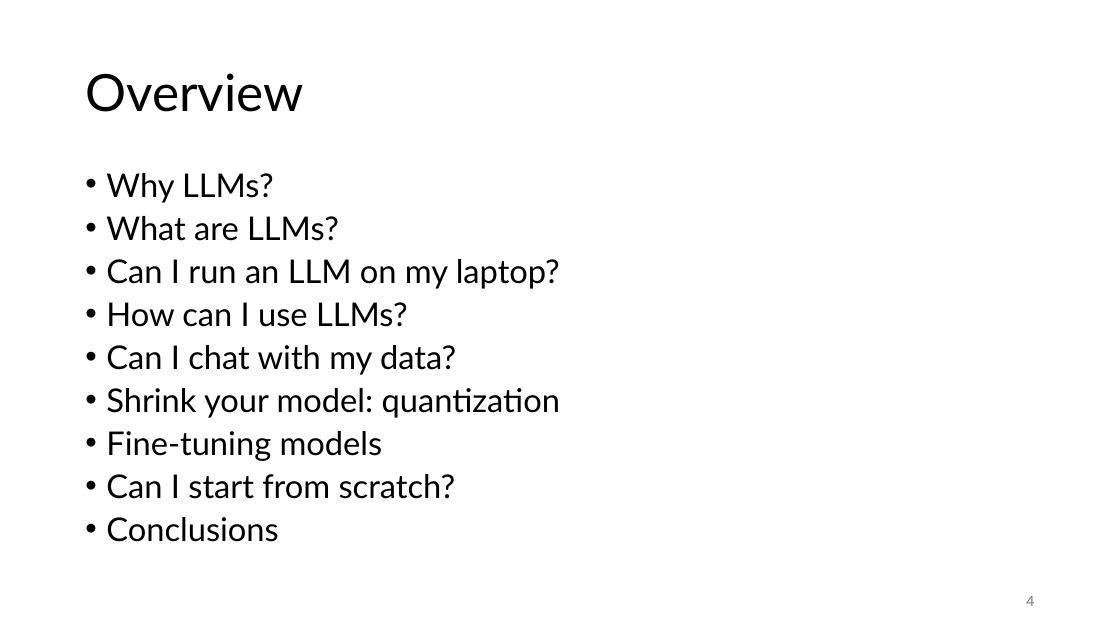
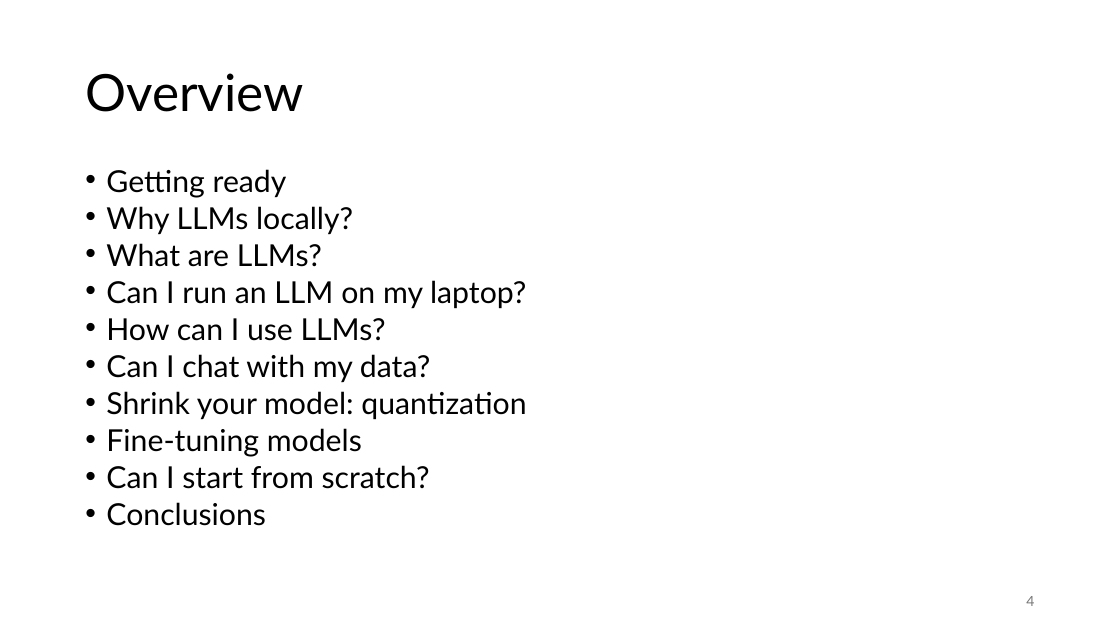
Before and after one commit to gjbex/Deploying-LLMs-locally, a slide deck: slide 4 of local_LLMs.pptx. Drawn at 1120x630 pixels with LibreOffice and Linux fonts; fonts in the diff are those of the drawing. Boxes give left, top, right and bottom in pixels: in the first picture for what was removed or moved away, otherwise in the second. Text is boxed around its words. In the diff, an @@ line names an element or a change of style, - is before the commit and + after.

```diff
--- a/local_LLMs.pptx
+++ b/local_LLMs.pptx
@@ text at (x1=106, y1=169, x2=353, y2=234): text changed; size 28 to 25.9 pt @@
-• Why LLMs?
+• Getting ready
+• Why LLMs locally?
@@ text at (x1=106, y1=243, x2=526, y2=526): size 28 to 25.9 pt in "What are LLMs?", "Can I run an LLM on my ...", "How can I use LLMs?", "Can I chat with my data?" and 4 more places; line spacing 0.8 to 0.7 @@
```
Also in this commit, not shown: 2 other slides changed, 7 slides added, 1 slide removed.
